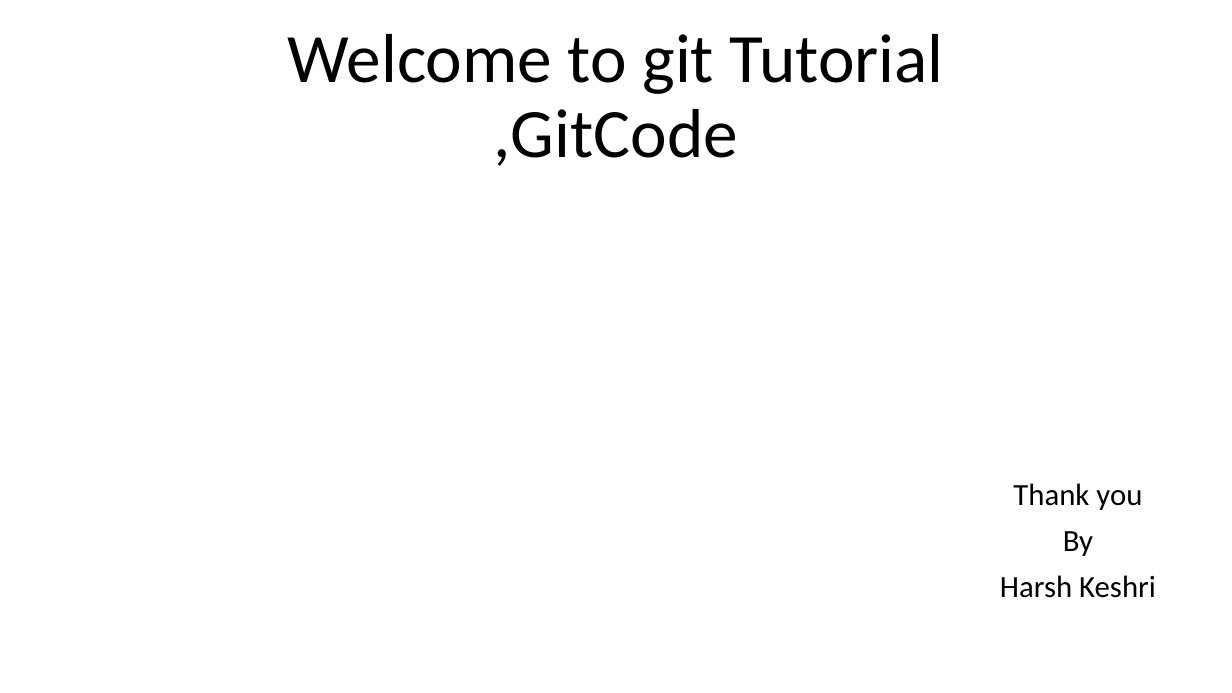
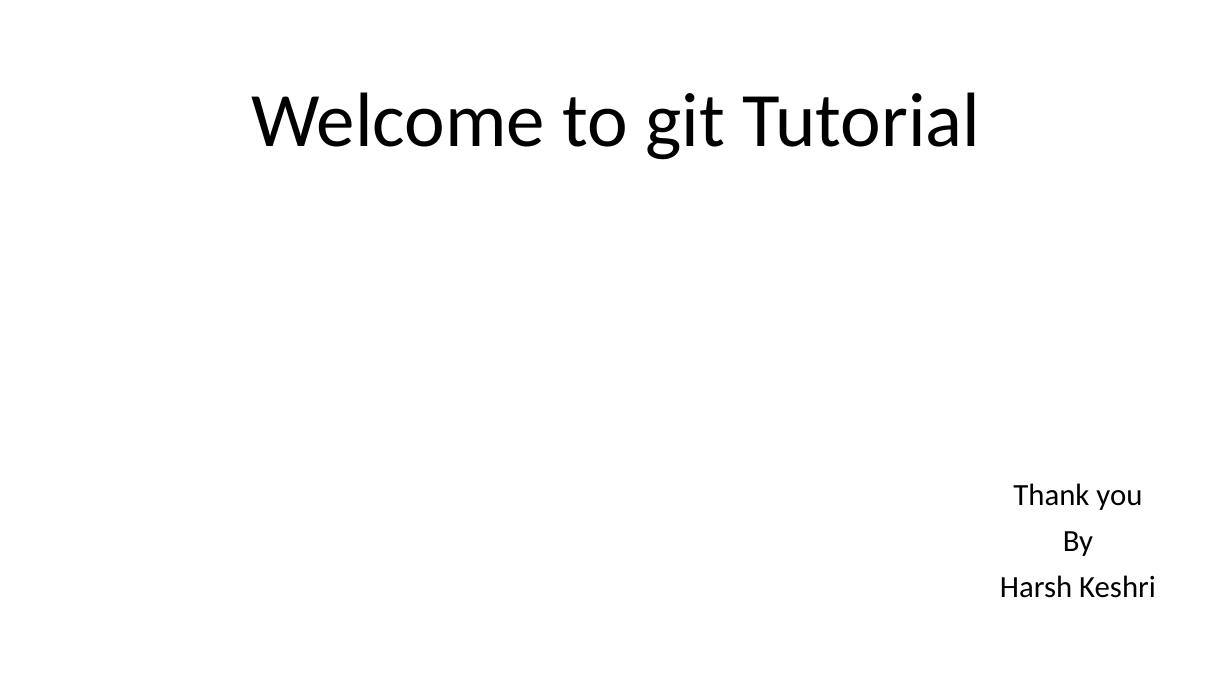
Before and after one commit to yeskeshri1/Practice2, a slide deck: slide 1 of Power.pptx. Drawn at 1232x693 pixels with LibreOffice and Linux fonts; fonts in the diff are those of the drawing. Boxes give left, top, right and bottom in pixels: in the first picture for what was removed or moved away, otherwise in the second. Text is boxed around its words. In the diff, an @@ line names an element or a change of style, - is before the commit and + after.

Commit message:
Harsh

```diff
--- a/Power.pptx
+++ b/Power.pptx
@@ title at (251, 92, 980, 160): text changed; size 54 to 60 pt @@
-Welcome to git Tutorial
-,GitCode
+Welcome to git Tutorial
```
